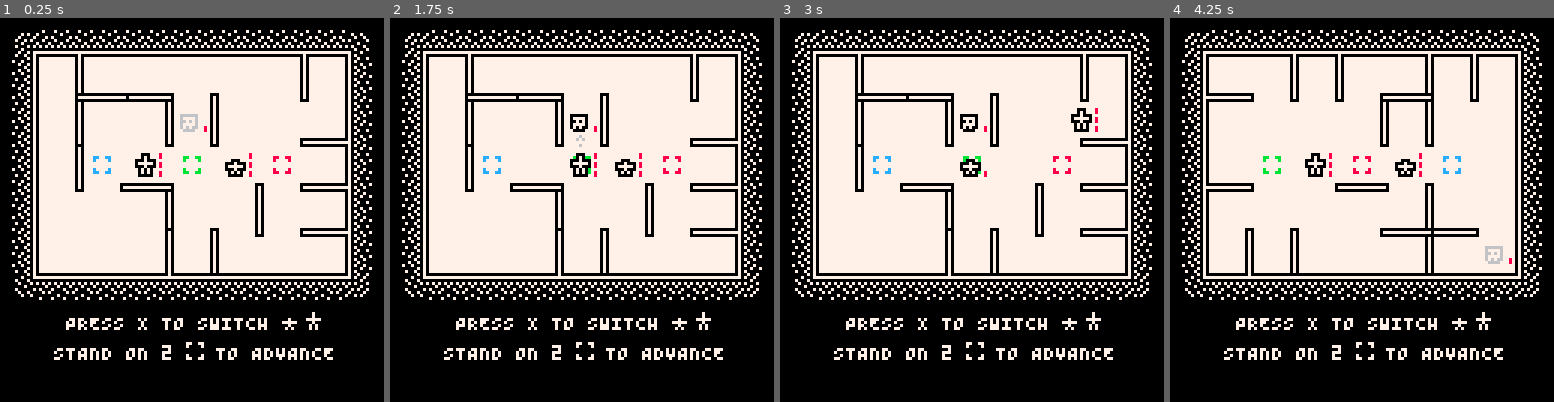
Above: before the commit, frames 1-4 (left to right).
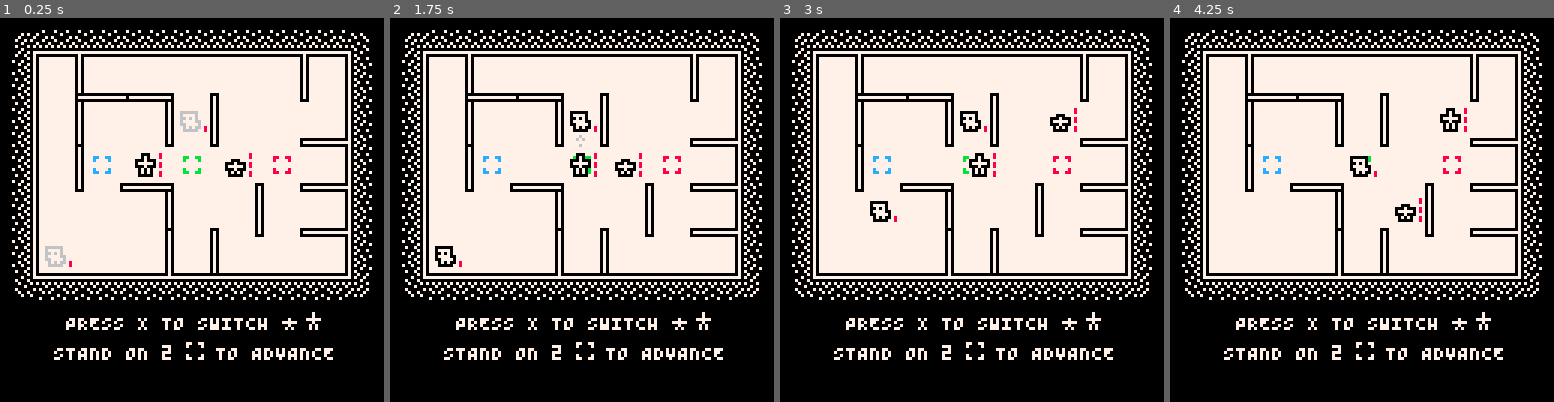
Above: after the commit, the same moments.

Repository: taylordolan/grid-folks
Game: PICO-8 cartridge grid_folks.p8
The game is run twice, just before and just after one commit, with the same random seed, the same clock (stepped at 60 frames per second) and the same inputs.
Inputs:
- Up to frame 1 (0.25 s): no input
- Up to frame 2 (1.75 s): tap X (X key) at 0.33, 1.07 s; tap O (Z key) at 0.7, 1.7 s; hold Right from 1.6 s (still down)
- Up to frame 3 (3 s): tap X (X key) at 1.85, 2.97 s; release Right at 2.1 s; tap O (Z key) at 2.1, 2.5, 2.9 s; hold Up 2.15-2.42 s; hold Right from 2.47 s (still down)
- Up to frame 4 (4.25 s): release Right at 3.03 s; hold Left 3.08-3.58 s; tap O (Z key) at 3.3, 3.7, 4.1 s; hold Down 3.63-3.97 s; hold Right from 4.02 s (still down); tap X (X key) at 4.08 s

The runs differ from the first frame. In frame 1, 0.3% of the frame differs, in the area x 11-53%, y 24-65%; in frame 2, 0.3%; in frame 3, 1.0%; in frame 4, 5.8%, in the area x 9-91%, y 9-68%.

Commit message:
fix another timid enemy movement bug

Diff:
--- a/grid_folks.p8
+++ b/grid_folks.p8
@@ -5,12 +5,13 @@
 -- taylor d
 
 -- todo
+-- [x] wait animations for timid enemies
 -- [ ] change enemy health bars to show potential damage
--- [ ] wait animations for timid enemies
 -- [ ] fix bug: grow enemies will move into a stationary timid enemy's space
 -- [ ] figure out the timid enemy pathfinding crash
 
 -- optimizations
+-- [ ] fix redundancy between get_step_toward_friend and get_step_toward_hero
 -- [ ] combine functions for creating wall_right and wall_down
 -- [ ] kill `pixels`?
 
@@ -121,7 +122,7 @@
 		[320] = 2,
 	}
   spawn_bags = {
-    [001] = {"timid"},
+    [001] = {"timid", "grow"},
     [040] = {"dash","timid"},
     [080] = {"dash","timid","slime"},
     [120] = {"dash","timid","slime","grow"},
@@ -659,7 +660,11 @@
     local targets = get_closest(self, heroes)
     -- if there's more than one, then find the closest heroes by avoid distance
     if #targets > 1 then
-      targets = get_closest(self, heroes, "enemy")
+      targets = get_closest(self, heroes, {"enemy"})
+      -- find the closest targets by avoid distance
+      local alt_targets = get_closest(self, targets, {"enemy"})
+      -- if any targets can be reached via avoid distance, then they're the targets
+      targets = #alt_targets > 0 and alt_targets or targets
     end
     -- if there's more than one, pick randomly
     shuff(targets)
@@ -674,7 +679,7 @@
     end
     -- if there are now no options, get possible steps by avoid distance
     if #steps == 0 then
-      steps = get_steps(tile(self),tile(target),"enemy")
+      steps = get_steps(tile(self),tile(target),{"enemy"})
     end
     if #steps == 0 then
       return get_random_move(tile(self))
@@ -909,37 +914,67 @@
   _e.sprites = {024}
   _e.sub_type = "grow"
 
-  _e.get_friend = function(self)
+  _e.get_friends = function(self)
     local friends = {}
     for next in all(enemies) do
       if next.sub_type == "grow" then
         add(friends, next)
       end
     end
+    del(friends, self)
+    shuff(friends)
+    return friends
+  end
+
+  -- this is only called if there is at least one friend
+  _e.get_step_toward_friend = function(self)
+    local start = tile(self)
+    -- find the closest friends by ideal distance
+    local friends = self:get_friends()
+    friends = get_closest(self, friends)
+    -- if there's more than one
     if #friends > 1 then
-      del(friends, self)
-      local close_friends = get_closest(self, friends, "hero")
-      shuff(close_friends)
-      return close_friends[1]
+      -- find the closest friends by avoid distance
+      local alt_friends = get_closest(self, friends, {"enemy", "hero"})
+      -- if any friends can be reached via avoid distance, then they're the friends
+      friends = #alt_friends > 0 and alt_friends or friends
+    end
+    -- pick randomly from what's left
+    shuff(friends)
+    local friend = friends[1]
+    -- if friend is on a different tile
+    if not pair_equal(tile(self),tile(friend)) then
+      -- get possible steps by ideal distance
+      local steps = get_steps(tile(self),tile(friend))
+      -- eliminate any ideal steps that have non-friend enemies or heroes in them
+      for next in all(steps) do
+        local enemy = find_type("enemy", next)
+        if (enemy and enemy.sub_type ~= "grow") or find_type("hero", next) then
+          del(steps, next)
+        end
+      end
+      -- if there are now no options, get possible steps by avoid distance
+      if #steps == 0 then
+        steps = get_steps(tile(self),tile(friend),{"enemy","hero"})
+      end
+      -- if there are still no options, then move randomly
+      if #steps == 0 then
+        return get_random_move(tile(self))
+      end
+      -- set the step
+      shuff(steps)
+      return steps[1]
+    -- if friend is on the same tile
+    else
+      return nil
     end
   end
 
   _e.get_step = function(self)
-    -- if there's a friend…
-    local friend = self:get_friend()
-    if friend then
-      -- friend isn't on the same time
-      if not pair_equal(tile(self),tile(friend)) then
-        local steps = get_steps(tile(self),tile(friend),"hero")
-        -- if there's a valid path to the friend that avoids heroes
-        if #steps > 0 then
-          shuff(steps)
-          return steps[1]
-        -- otherwise, move randomly
-        else
-          return get_random_move(tile(self))
-        end
-      end
+    local friends = self:get_friends()
+    -- if there are friends
+    if #friends > 0 then
+      return self:get_step_toward_friend()
     -- if there's no friend and this enemy isn't attacking this turn
     elseif not self.target then
       return self:get_step_toward_hero()
@@ -961,7 +996,7 @@
       if #grow_enemies > 1 then
         local friends = grow_enemies
         del(friends, self)
-        local friends = get_closest(self, friends, "hero")
+        local friends = get_closest(self, friends, {"hero"})
         local friend = friends[1]
         if pair_equal(tile(self),tile(friend)) then
           self.health = 0
@@ -1068,33 +1103,20 @@
   return closest
 end
 
-function get_steps(start, goal, avoid)
+function get_steps(start, goal, avoid_a)
+  local avoid = avoid_a or {}
   local current_dist = distance(start, goal, avoid)
-  local adjacent_tiles = get_adjacent_tiles(start)
+  -- local adjacent_tiles = get_adjacent_tiles(start)
   local valid_tiles = {}
 
-  for next in all(adjacent_tiles) do
-    local should_avoid = avoid and find_type(avoid, next)
+  for next in all(get_adjacent_tiles(start)) do
+    local should_avoid = find_types(avoid, next)
     local next_dist = distance(next, goal, avoid)
     if
       not should_avoid and
       next_dist < current_dist
     then
       add(valid_tiles, next)
-    end
-  end
-
-  if #valid_tiles == 0 then
-    current_dist = distance(start, goal)
-    for next in all(adjacent_tiles) do
-      local should_avoid = avoid and find_type(avoid, next)
-      local next_dist = distance(next, goal)
-      if
-        not should_avoid and
-        next_dist < current_dist
-      then
-        add(valid_tiles, next)
-      end
     end
   end
 
@@ -1477,6 +1499,16 @@
 	return false
 end
 
+function find_types(types, tile)
+  local found = false
+  for next in all(types) do
+    if find_type(next, tile) then
+      found = true
+    end
+  end
+  return found
+end
+
 -- returns an array of all existing adjacent tiles that don't have walls in the way
 function get_adjacent_tiles(tile)
 
@@ -1633,10 +1665,7 @@
 end
 
 function pair_equal(a, b)
-	if a[1] == b[1] and a[2] == b[2] then
-		return true
-	end
-	return false
+	return a[1] == b[1] and a[2] == b[2]
 end
 
 function dumb_distance(a,b)
@@ -1646,8 +1675,9 @@
 end
 
 -- takes two tiles
-function distance(start, goal, avoid)
-	local frontier = {goal}
+function distance(start, goal, avoid_a)
+	local avoid = avoid_a or {}
+  local frontier = {goal}
 	local next_frontier = {}
 	local distance_map = {}
 	for x = 1, cols do
@@ -1672,9 +1702,10 @@
 				-- if the distance hasn't been set, then the tile hasn't been reached yet
 				if distance_map[next[1]][next[2]] == 1000 then
 					if
-            not (avoid and find_type(avoid, next)) and
 						-- make sure it wasn't already added by a different check in the same step
-						array_has_tile(next_frontier, next) == false
+						not array_has_tile(next_frontier, next) and
+            -- if tile is `start`, or if it's not `start` but it doesn't contain avoid things
+            (pair_equal(next, start) or find_types(avoid, next) == false)
 					then
 						add(next_frontier, next)
 					end
